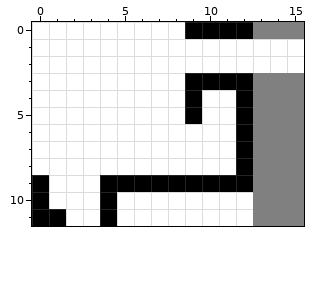
A pixel-art sprite gets an edit: assets/world/worldMap.png. The picture above is the old version.
The file is 16x12 pixels.
Once edited:
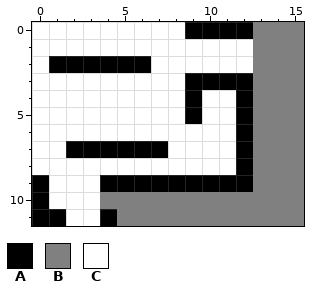
Palette (. is transparent): A #000000  B #808080  C #ffffff
Diff:
@@ x 0..15 @@
  0 CCCCCCCCCAAAABBB
- 1 CCCCCCCCCCCCCCCC
- 2 CCCCCCCCCCCCCCCC
+ 1 CCCCCCCCCCCCCBBB
+ 2 CAAAAAACCCCCCBBB
  3 CCCCCCCCCAAAABBB
@@ x 0..15 @@
  6 CCCCCCCCCCCCABBB
- 7 CCCCCCCCCCCCABBB
+ 7 CCAAAAAACCCCABBB
  8 CCCCCCCCCCCCABBB
  9 ACCCAAAAAAAAABBB
-10 ACCCACCCCCCCCBBB
-11 AACCACCCCCCCCBBB
+10 ACCCBBBBBBBBBBBB
+11 AACCABBBBBBBBBBB
